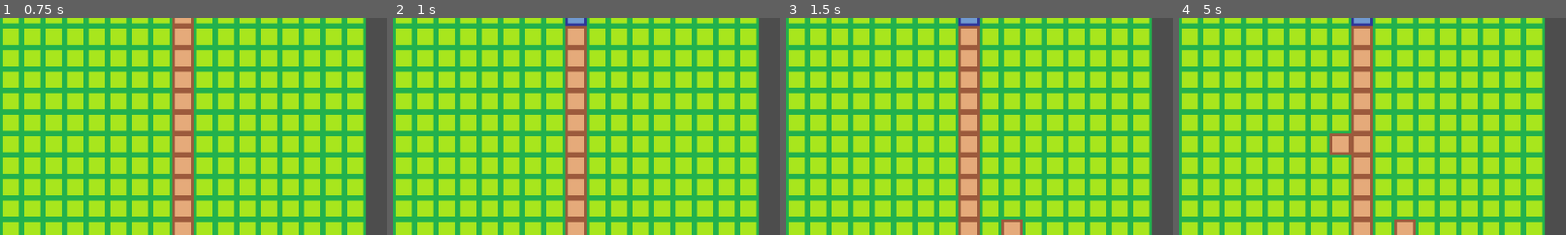
Above: before the commit, frames 1-4 (left to right).
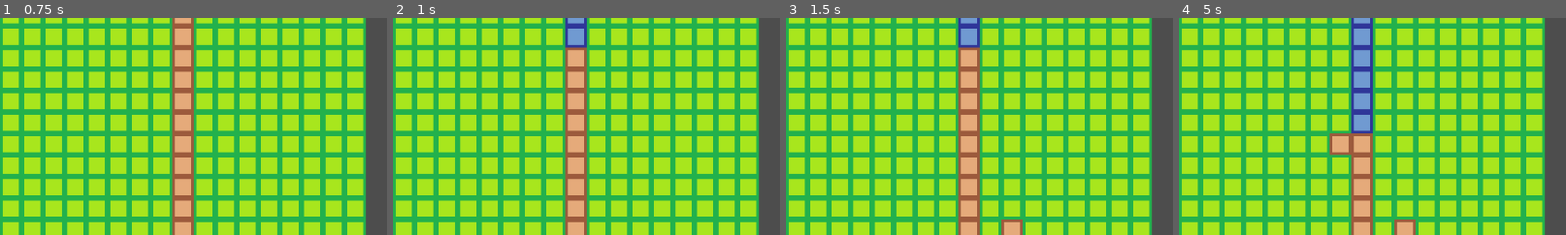
Above: after the commit, the same moments.

Repository: sho16ogura/cs292team5
Game: Godot game, scene res://mainGame.tscn
The game is run twice, just before and just after one commit, with the same random seed, the same clock (stepped at 60 frames per second) and the same inputs.
Inputs (mouse positions are % of the whole screen's width and height, from its top left):
- Up to frame 1 (0.75 s): tap Enter at 0.5 s; move the mouse to (72, 45) at 0.52 s; click (72, 45) at 0.6 s
- Up to frame 2 (1 s): no input
- Up to frame 3 (1.5 s): tap Space at 1.25 s; move the mouse to (30, 55) at 1.27 s; click (30, 55) at 1.35 s
- Up to frame 4 (5 s): tap Enter at 2, 3.5 s; move the mouse to (60, 28) at 2.02 s; click (60, 28) at 2.1 s; tap Space at 2.75, 4.25 s; move the mouse to (45, 70) at 2.77 s; click (45, 70) at 2.85 s; move the mouse to (80, 65) at 3.52 s; click (80, 65) at 3.6 s; move the mouse to (20, 35) at 4.27 s; click (20, 35) at 4.35 s
The pictures show only the part of the screen within x 0-50%, y 8-58%; the shares and areas given below are measured in that part.

Frame 1 is identical in both runs. In frame 2, 0.6% of the frame differs, in the area x 44-51%, y 3-14%; in frame 3, 0.6%; in frame 4, 2.9%, in the area x 44-51%, y 3-54%.
Error before the commit: Invalid call. Nonexistent function 'get_cell_altas_coords' in base 'TileMap'. (res://mainGame.gd:124)

Commit message:
more waterflow (still not perfect)

Diff:
--- a/team5project/mainGame.gd
+++ b/team5project/mainGame.gd
@@ -116,16 +116,16 @@
 	elif tile_map.get_cell_atlas_coords(ground_layor, Vector2i(8, 0)) == Vector2i(3, 0):
 		tile_map.set_cell(ground_layor, Vector2i(8,1), 0, Vector2i(3,0))
 
-	for row in 15:
-		for col in 11:
+	for row in range(15, -1, -1):
+		for col in range(11, -1 , -1):
 			var temp_vec = Vector2i(row + 1, col + 1)
 			print(temp_vec)
 			if tile_map.get_cell_atlas_coords(ground_layor, temp_vec) == Vector2i(3, 0):
-				if tile_map.get_cell_altas_coords(ground_layor, tile_map.get_neighbor_cell(temp_vec, 4)) == Vector2i(1,0):
+				if tile_map.get_cell_atlas_coords(ground_layor, tile_map.get_neighbor_cell(temp_vec, 4)) == Vector2i(1,0):
 					tile_map.set_cell(ground_layor, tile_map.get_neighbor_cell(temp_vec, 4), 0, Vector2i(3,0))
-				elif tile_map.get_cell_altas_coords(ground_layor, tile_map.get_neighbor_cell(temp_vec, 8)) == Vector2i(1,0):
+				elif tile_map.get_cell_atlas_coords(ground_layor, tile_map.get_neighbor_cell(temp_vec, 8)) == Vector2i(1,0):
 					tile_map.set_cell(ground_layor, tile_map.get_neighbor_cell(temp_vec, 8), 0, Vector2i(3,0))
-				elif tile_map.get_cell_altas_coords(ground_layor, tile_map.get_neighbor_cell(temp_vec, 0)) == Vector2i(1,0):
+				elif tile_map.get_cell_atlas_coords(ground_layor, tile_map.get_neighbor_cell(temp_vec, 0)) == Vector2i(1,0):
 					tile_map.set_cell(ground_layor, tile_map.get_neighbor_cell(temp_vec, 0), 0, Vector2i(3,0))
 
 	#var pos = Vector2i(8, temp_count/100) #temp_count is divided by 100 to make things slower
